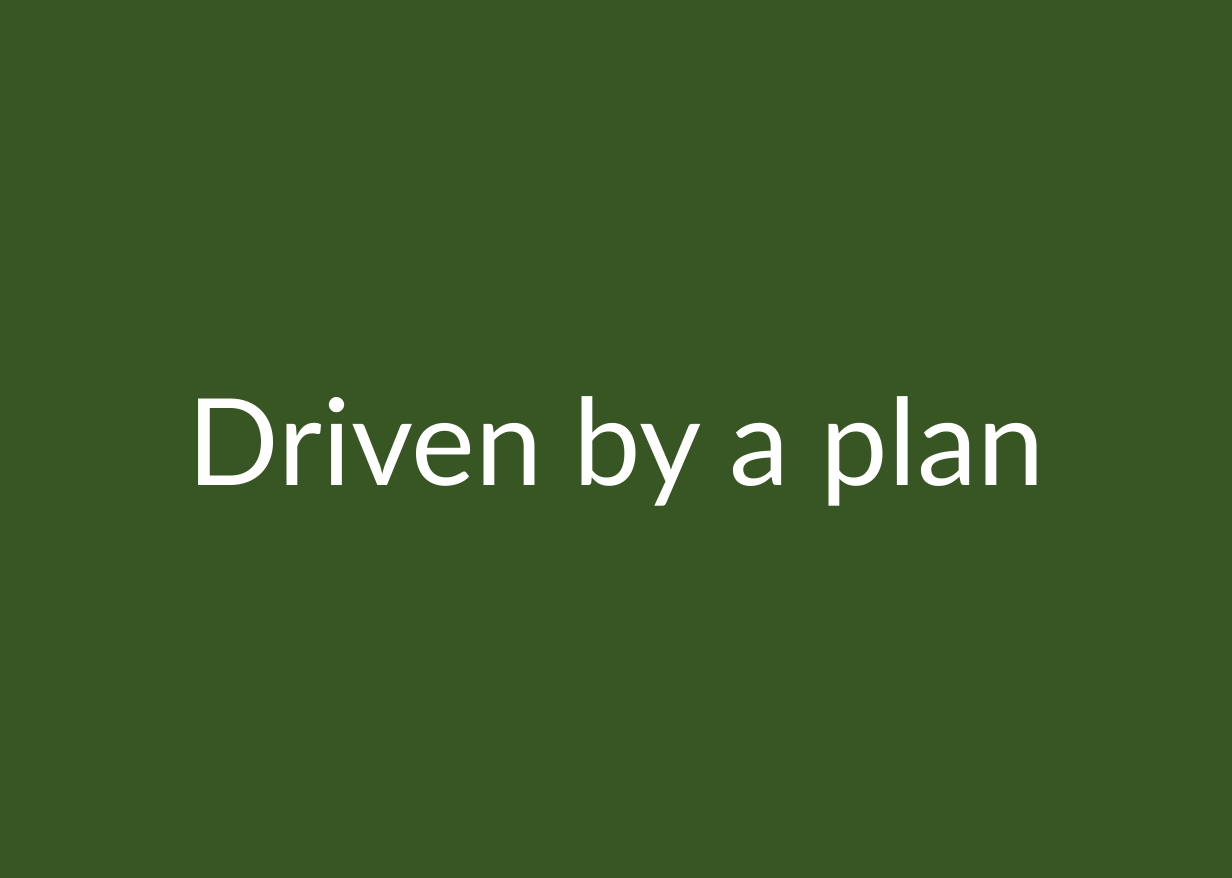
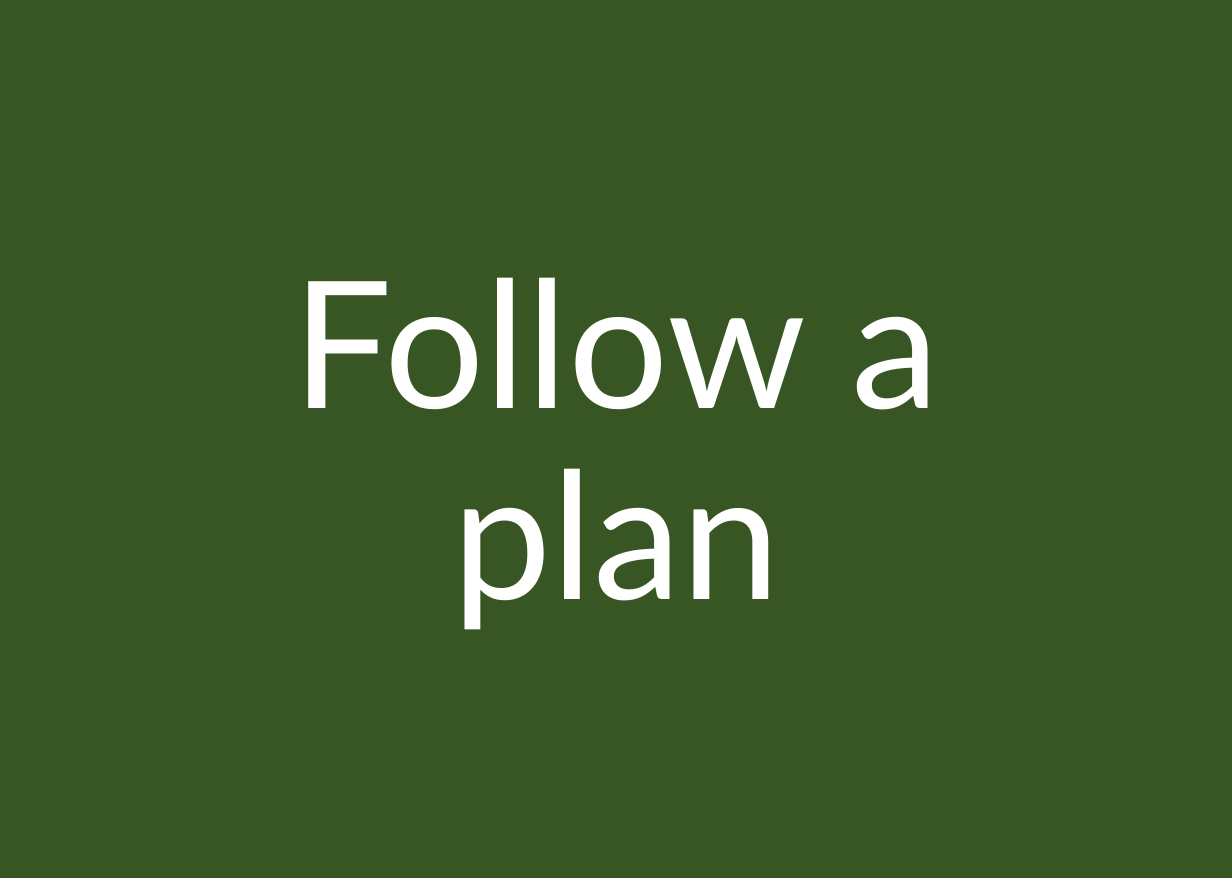
Before and after one commit to ScrumFacilitators/Project-vs-product, a slide deck: slide 43 of Project vs. Product A5.pptx (slide 35 before the commit). Drawn at 1232x878 pixels with LibreOffice and Linux fonts; fonts in the diff are those of the drawing; background and template pictures are left out. Boxes give left, top, right and bottom in pixels: in the first picture for what was removed or moved away, otherwise in the second. Text is boxed around its words. In the diff, an @@ line names an element or a change of style, - is before the commit and + after.

```diff
--- a/Project vs. Product A5.pptx
+++ b/Project vs. Product A5.pptx
@@ text at [292,277,940,630]: text changed; size 60 to 88 pt @@
-Driven by a plan
+Follow a plan
```
Also in this commit, not shown: 28 other slides changed, 9 slides added, 1 slide removed, 1 other file.
